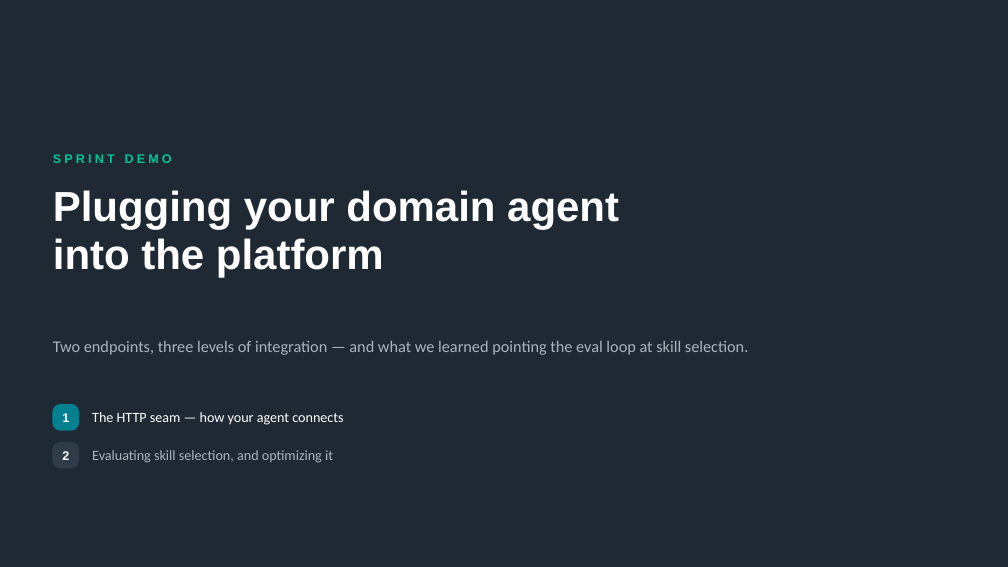
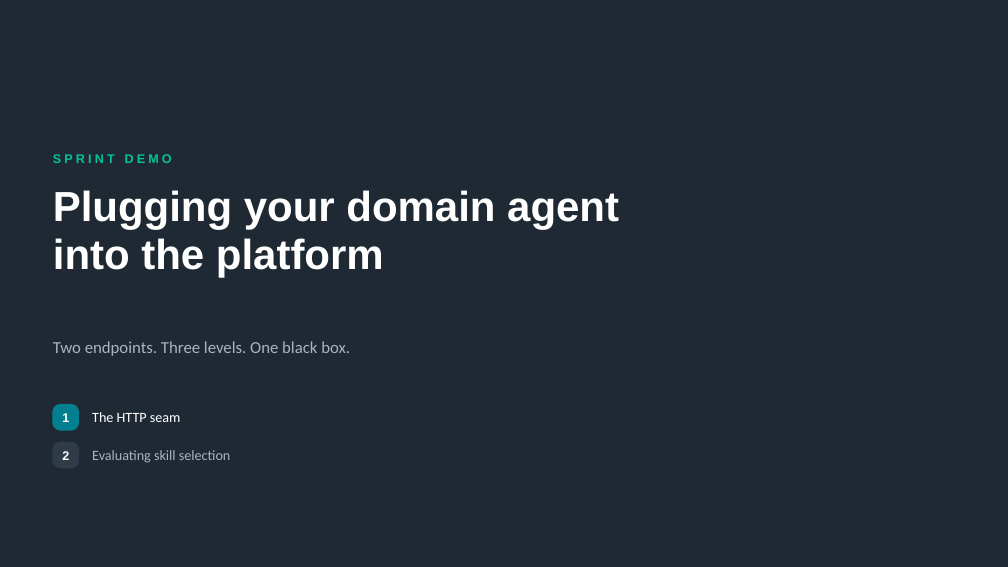
Before and after one commit to johnnyhwu/agent-optimization, a slide deck: slide 1 of presentation/sprint-demo.pptx. Drawn at 1008x567 pixels with LibreOffice and Linux fonts; fonts in the diff are those of the drawing. Boxes give left, top, right and bottom in pixels: in the first picture for what was removed or moved away, otherwise in the second. Text is boxed around its words. In the diff, an @@ line names an element or a change of style, - is before the commit and + after.

```diff
--- a/presentation/sprint-demo.pptx
+++ b/presentation/sprint-demo.pptx
@@ text at (53, 341, 350, 356): text changed; size 15.5 to 16 pt @@
-Two endpoints, three levels of integration — and what we learned pointing the eval loop at skill selection.
+Two endpoints. Three levels. One black box.
@@ text at (92, 412, 181, 422): text changed @@
-The HTTP seam — how your agent connects
+The HTTP seam
@@ text at (92, 450, 230, 463): text changed @@
-Evaluating skill selection, and optimizing it
+Evaluating skill selection
```
Also in this commit, not shown: 7 other slides changed, 3 slides added, 2 slides removed, 2 other files.
